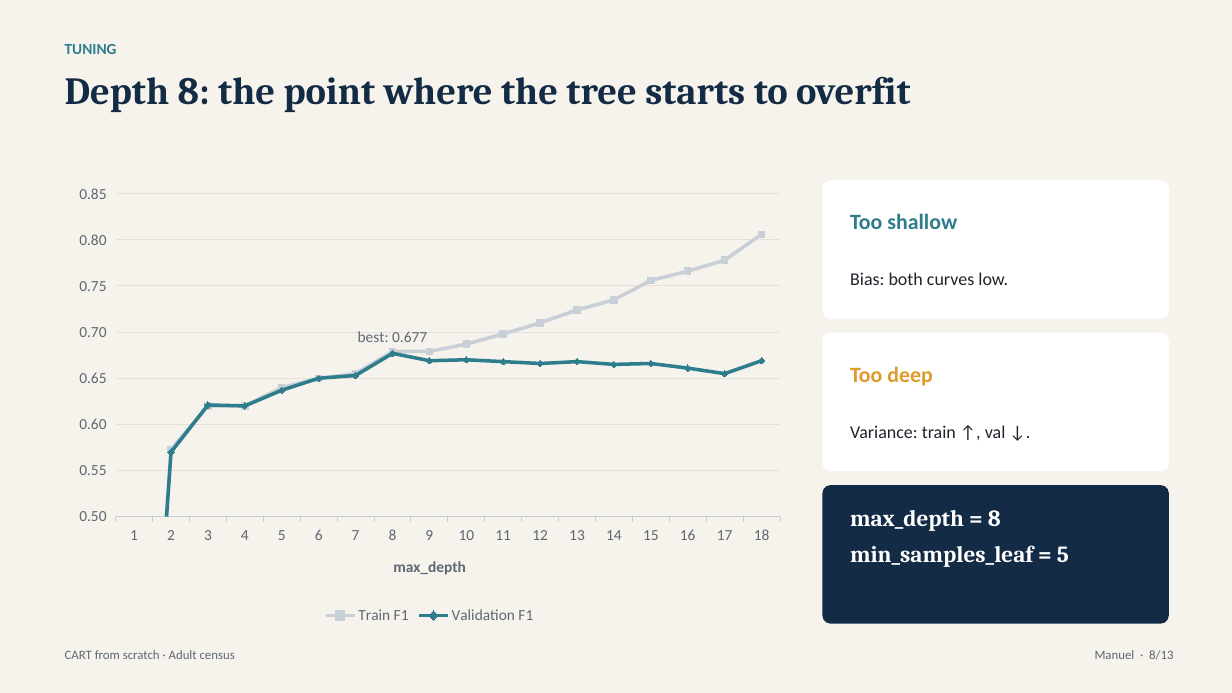
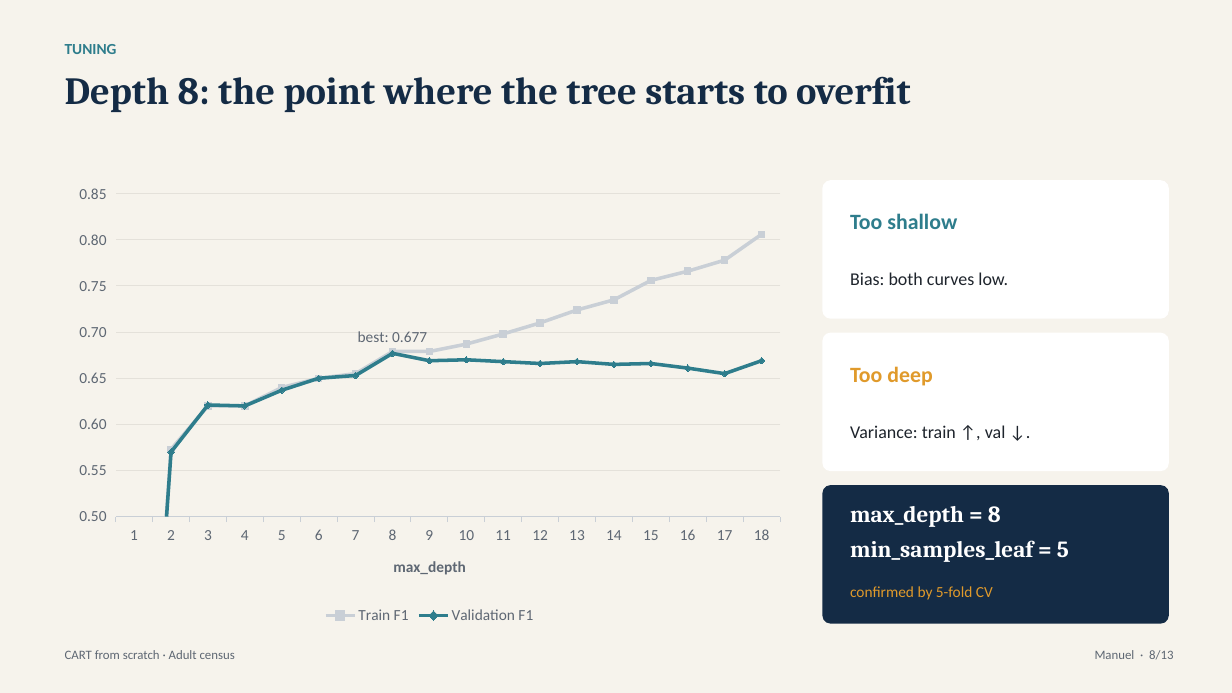
Before and after one commit to Petrel971/ML-Project-Bootcamp, a slide deck: slide 8 of report/oral_deck.pptx. Drawn at 1232x693 pixels with LibreOffice and Linux fonts; fonts in the diff are those of the drawing. Boxes give left, top, right and bottom in pixels: in the first picture for what was removed or moved away, otherwise in the second. Text is boxed around its words. In the diff, an @@ line names an element or a change of style, - is before the commit and + after.

Commit message:
Keep the test set untouched after the final comparison, add 5-fold CV
- errors by sex and threshold analysis now use validation / out-of-fold predictions
- 5-fold CV on the training set confirms max_depth = 8 (one-standard-error rule)
- README: OpenML copy is the same data as the Kaggle CSV
- report and deck updated with the new numbers

```diff
--- a/report/oral_deck.pptx
+++ b/report/oral_deck.pptx
@@ text "max_depth = 8": place and size @@
-text "max_depth = 8" at box(850, 510, 1069, 567)
+text "max_depth = 8" at box(850, 506, 1069, 562)
@@ text added at box(850, 586, 993, 600), 12 pt, text #E09A2B @@
+confirmed by 5-fold CV
```
Also in this commit, not shown: 1 other slide changed, 7 other files.
